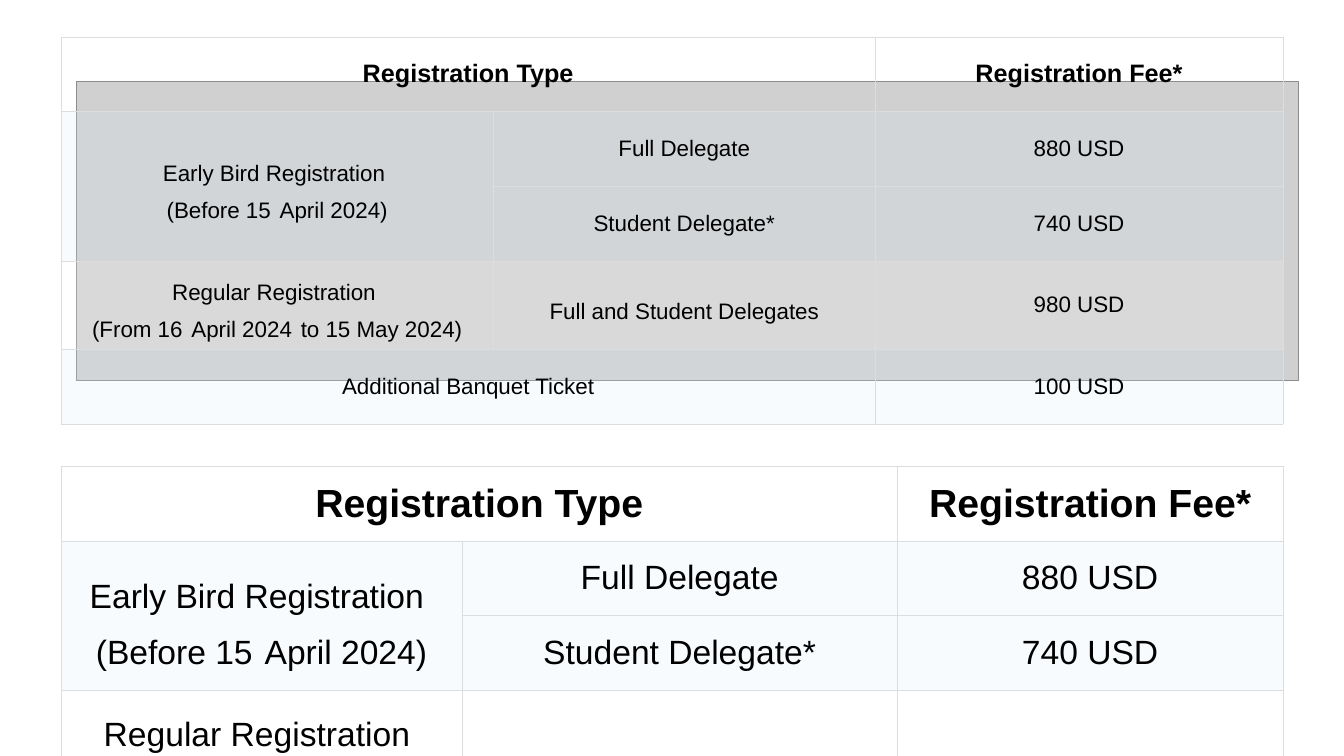
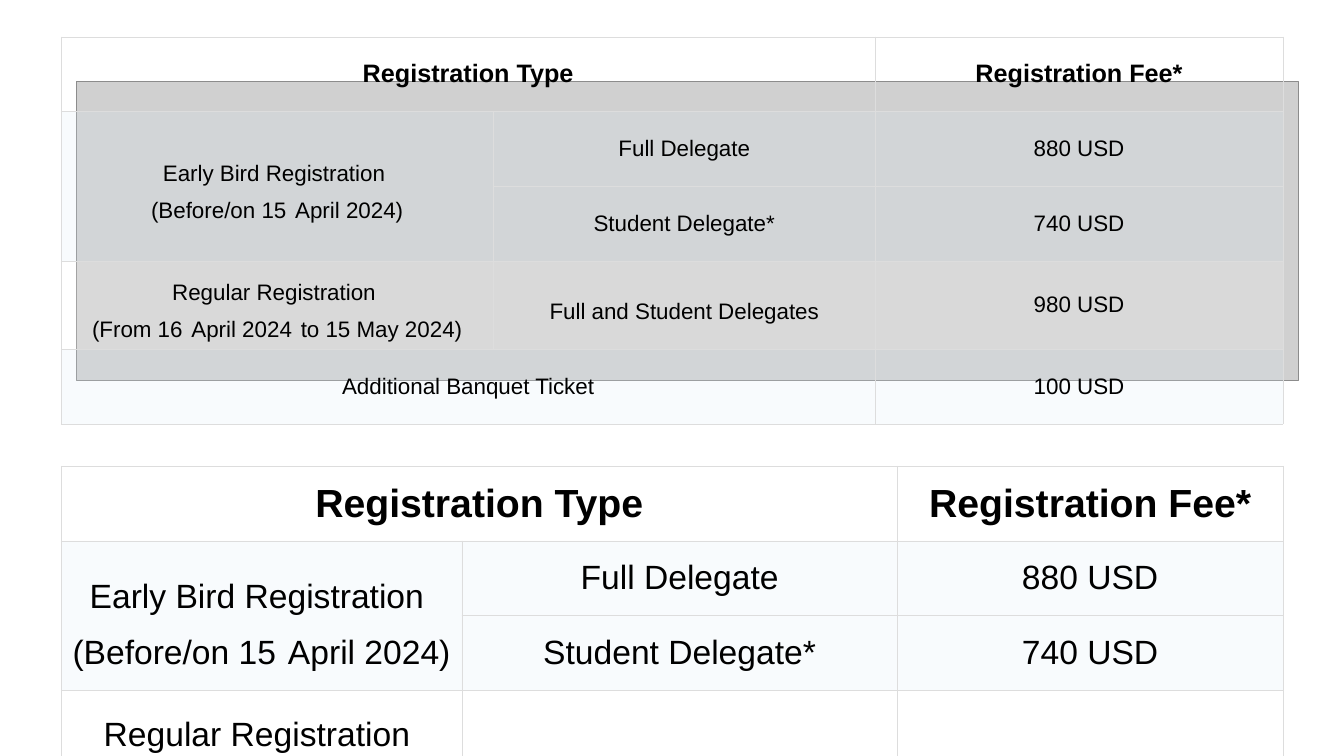
Before and after one commit to zhangxy911/zhangxy911.github.io, a slide deck: slide 5 of assets/figures.pptx. Drawn at 1344x756 pixels with LibreOffice and Linux fonts; fonts in the diff are those of the drawing; grey boxes stand for pictures. Boxes give left, top, right and bottom in pixels: in the first picture for what was removed or moved away, otherwise in the second. Text is boxed around its words. In the diff, an @@ line names an element or a change of style, - is before the commit and + after.

```diff
--- a/assets/figures.pptx
+++ b/assets/figures.pptx
@@ table at (x1=62, y1=37, x2=1284, y2=425) @@
-row 2, column 1: Early Bird Registration / (Before 15 April 2024)
+row 2, column 1: Early Bird Registration / (Before/on 15 April 2024)
@@ table at (x1=62, y1=467, x2=1284, y2=756) @@
-row 2, column 1: Early Bird Registration / (Before 15 April 2024)
+row 2, column 1: Early Bird Registration / (Before/on 15 April 2024)
```
Also in this commit, not shown: 2 other files.
